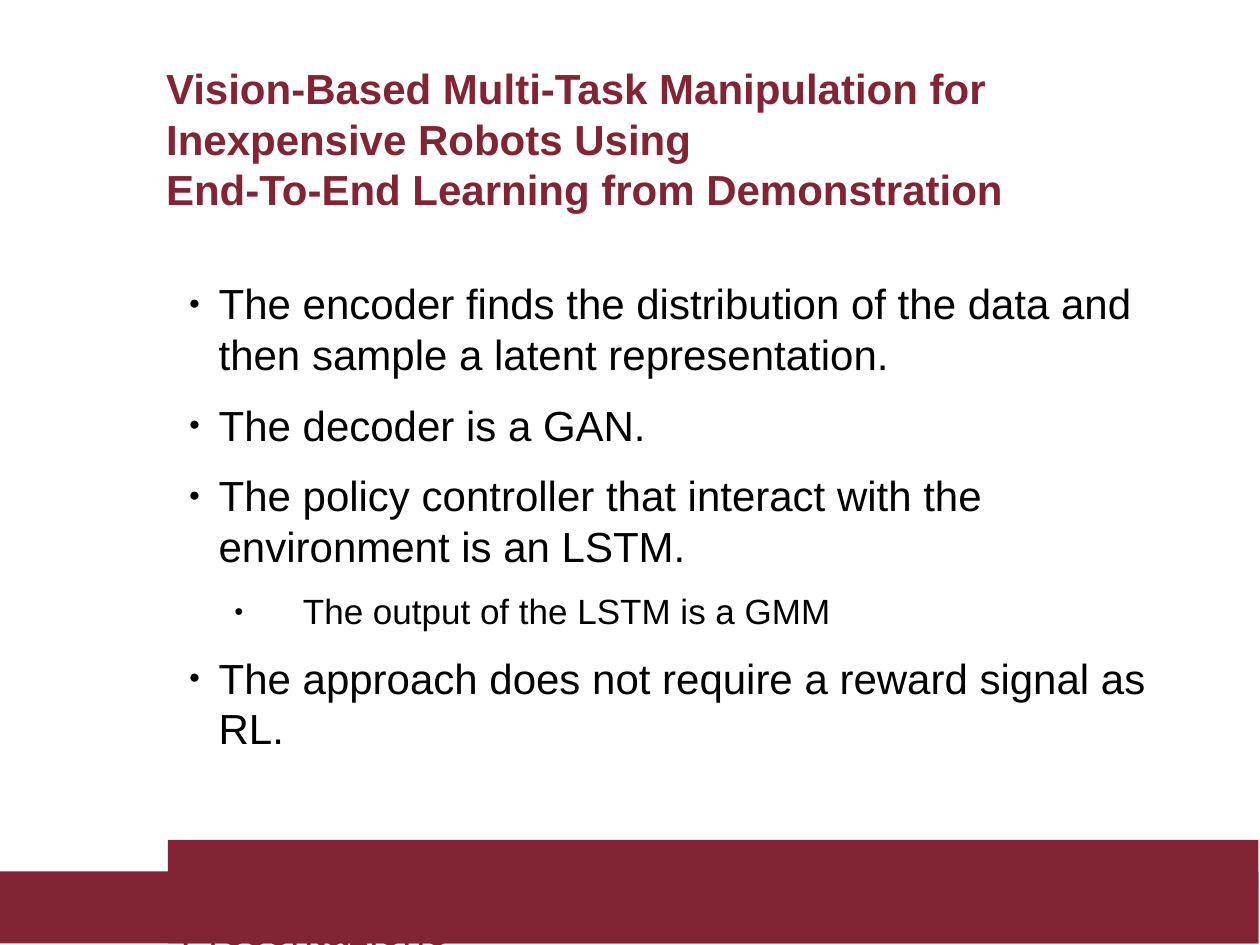
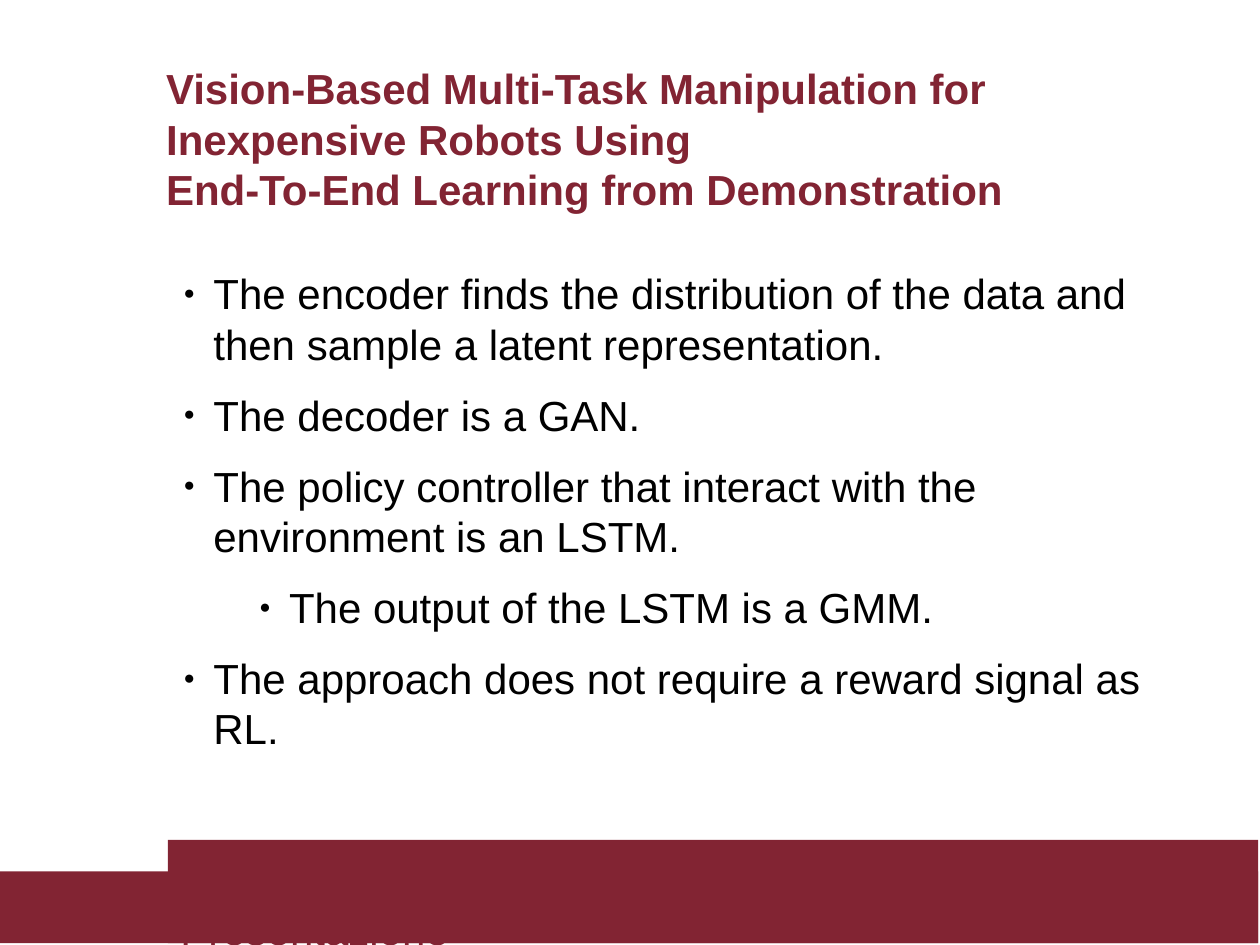
Before and after one commit to milad88/Generative_models_thesis, a slide deck: slide 10 of Milad_kiwan_presentation.ppt (slide 12 before the commit). Drawn at 1260x945 pixels with LibreOffice and Linux fonts; fonts in the diff are those of the drawing. Boxes give left, top, right and bottom in pixels: in the first picture for what was removed or moved away, otherwise in the second. Text is boxed around its words. In the diff, an @@ line names an element or a change of style, - is before the commit and + after.

```diff
--- a/Milad_kiwan_presentation.ppt
+++ b/Milad_kiwan_presentation.ppt
@@ text "The encoder finds the distribution ...": place and size @@
-text "The encoder finds the distribution ..." at [219,288,1145,744]
+text "The encoder finds the distribution ..." at [213,278,1140,744]
@@ text at [289,592,933,631]: text changed; size 20 to 24 pt @@
-  ● The output of the LSTM is a GMM
+● The output of the LSTM is a GMM.
```
Also in this commit, not shown: 7 other slides changed, 1 slide added, 2 slides removed, 8 other files.
